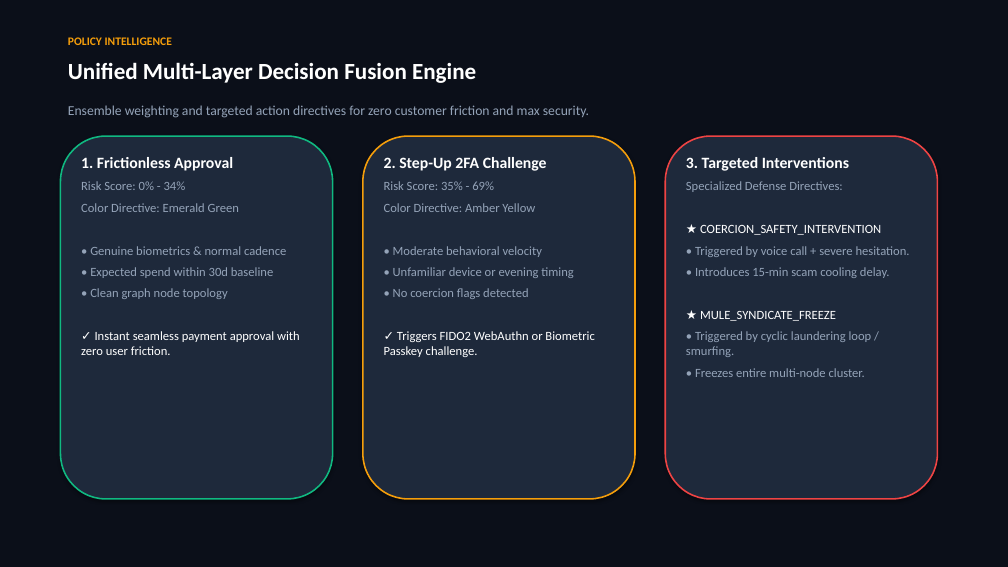
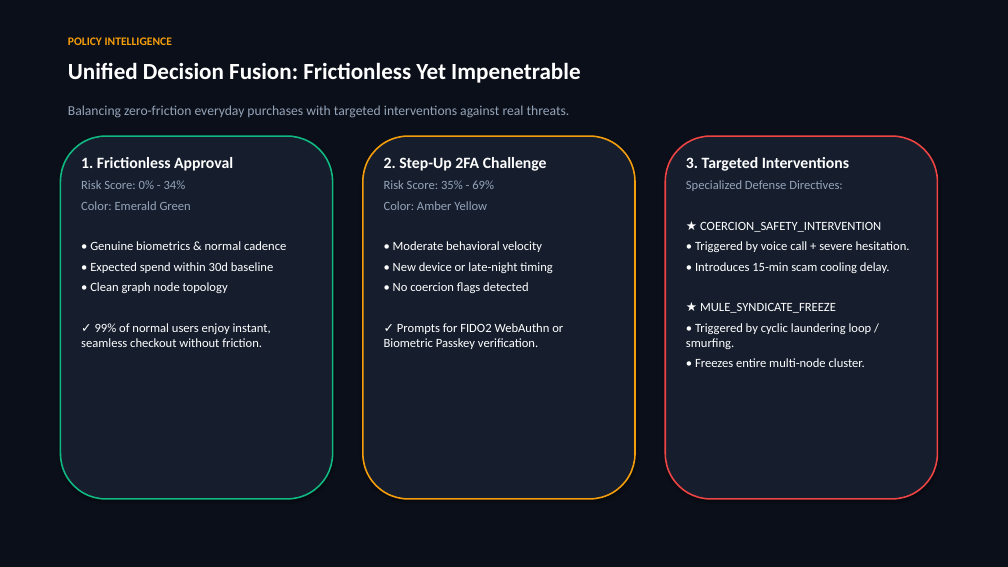
Before and after one commit to Abhay-s-8/defense, a slide deck: slide 7 of docs/AI_Defense_Lab_Presentation.pptx. Drawn at 1008x567 pixels with LibreOffice and Linux fonts; fonts in the diff are those of the drawing. Boxes give left, top, right and bottom in pixels: in the first picture for what was removed or moved away, otherwise in the second. Text is boxed around its words. In the diff, an @@ line names an element or a change of style, - is before the commit and + after.

```diff
--- a/docs/AI_Defense_Lab_Presentation.pptx
+++ b/docs/AI_Defense_Lab_Presentation.pptx
@@ text at box(68, 62, 580, 83): text changed @@
-Unified Multi-Layer Decision Fusion Engine
+Unified Decision Fusion: Frictionless Yet Impenetrable
@@ text at box(68, 105, 570, 118): text changed @@
-Ensemble weighting and targeted action directives for zero customer friction and max security.
+Balancing zero-friction everyday purchases with targeted interventions against real threats.
@@ fill #1E293B to #161E2E in 3 elements at box(665, 136, 938, 499), box(363, 136, 635, 499), box(60, 136, 333, 499) @@
@@ text in rounded rectangle at box(81, 201, 191, 210): text changed @@
-Color Directive: Emerald Green
+Color: Emerald Green
@@ text in rounded rectangle at box(81, 180, 286, 293): text colour #94A3B8 to #FFFFFF in "• Genuine biometrics & normal cadence", "• Expected spend within 30d baseline", "• Clean graph node topology"; less space between paragraphs @@
@@ text in rounded rectangle at box(384, 201, 487, 210): text changed @@
-Color Directive: Amber Yellow
+Color: Amber Yellow
@@ text in rounded rectangle at box(384, 180, 542, 293): text colour #94A3B8 to #FFFFFF in "• Moderate behavioral velocity", "• No coercion flags detected"; less space between paragraphs @@
@@ text in rounded rectangle at box(686, 180, 910, 367): text colour #94A3B8 to #FFFFFF in "• Triggered by voice call + severe ...", "• Introduces 15-min scam cooling delay.", "• Triggered by cyclic laundering loop / ...", "• Freezes entire multi-node cluster."; less space between paragraphs @@
@@ text in rounded rectangle at box(393, 262, 552, 273): text changed; text colour #94A3B8 to #FFFFFF @@
-• Unfamiliar device or evening timing
+• New device or late-night timing
@@ text in rounded rectangle at box(81, 323, 271, 347): text changed @@
-✓ Instant seamless payment approval with zero user friction.
+✓ 99% of normal users enjoy instant, seamless checkout without friction.
@@ text in rounded rectangle at box(384, 323, 563, 349): text changed @@
-✓ Triggers FIDO2 WebAuthn or Biometric Passkey challenge.
+✓ Prompts for FIDO2 WebAuthn or Biometric Passkey verification.
```
Also in this commit, not shown: 10 other slides changed, 1 slide added, 1 slide removed, 2 other files.
